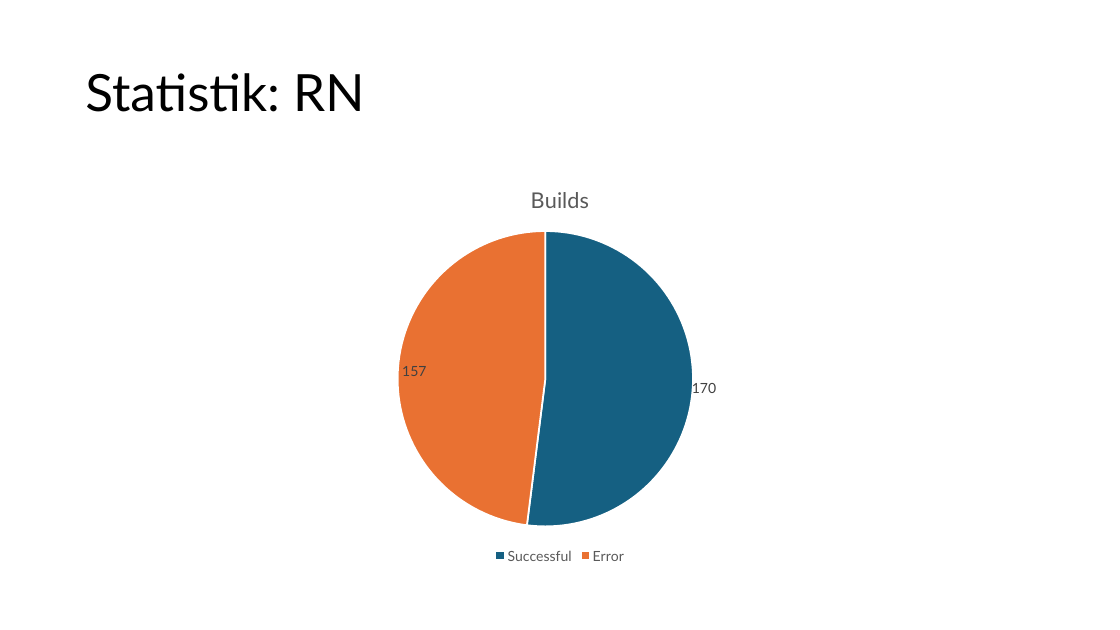
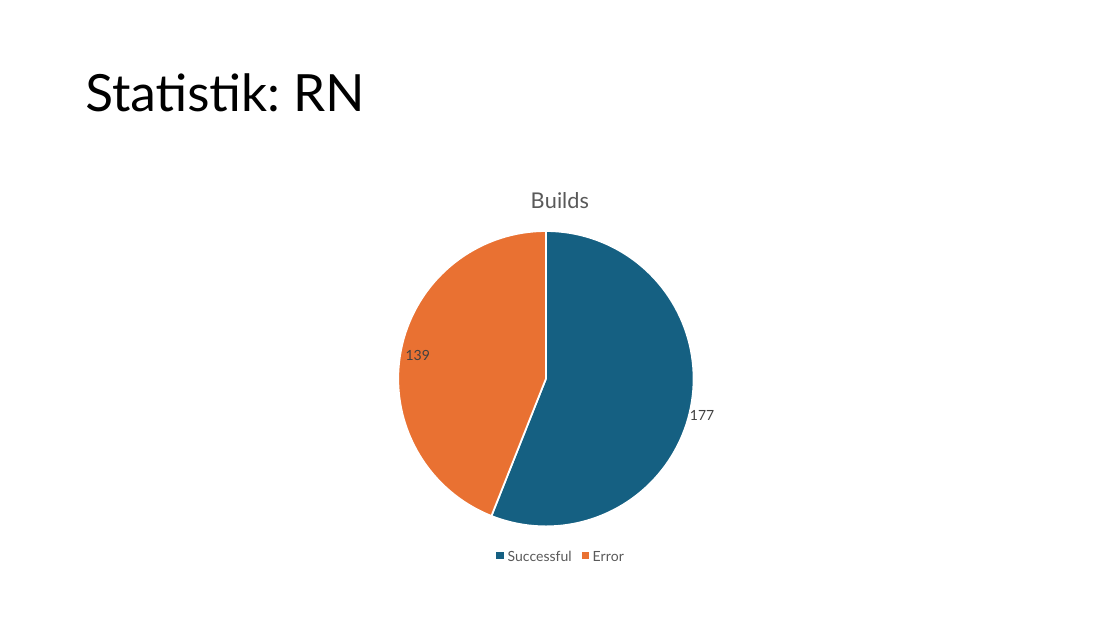
Before and after one commit to X-TPL/X-TPL, a slide deck: slide 7 of Presentations/26_03_06.pptx. Drawn at 1120x630 pixels with LibreOffice and Linux fonts; fonts in the diff are those of the drawing. Boxes give left, top, right and bottom in pixels: in the first picture for what was removed or moved away, otherwise in the second. Text is boxed around its words. In the diff, an @@ line names an element or a change of style, - is before the commit and + after.

Commit message:
update presentation values

```diff
--- a/Presentations/26_03_06.pptx
+++ b/Presentations/26_03_06.pptx
@@ pie chart at bbox=[77, 168, 1044, 568] @@
@@ Builds, Successful: 170 to 177 @@
@@ Builds, Error: 157 to 139 @@
```
